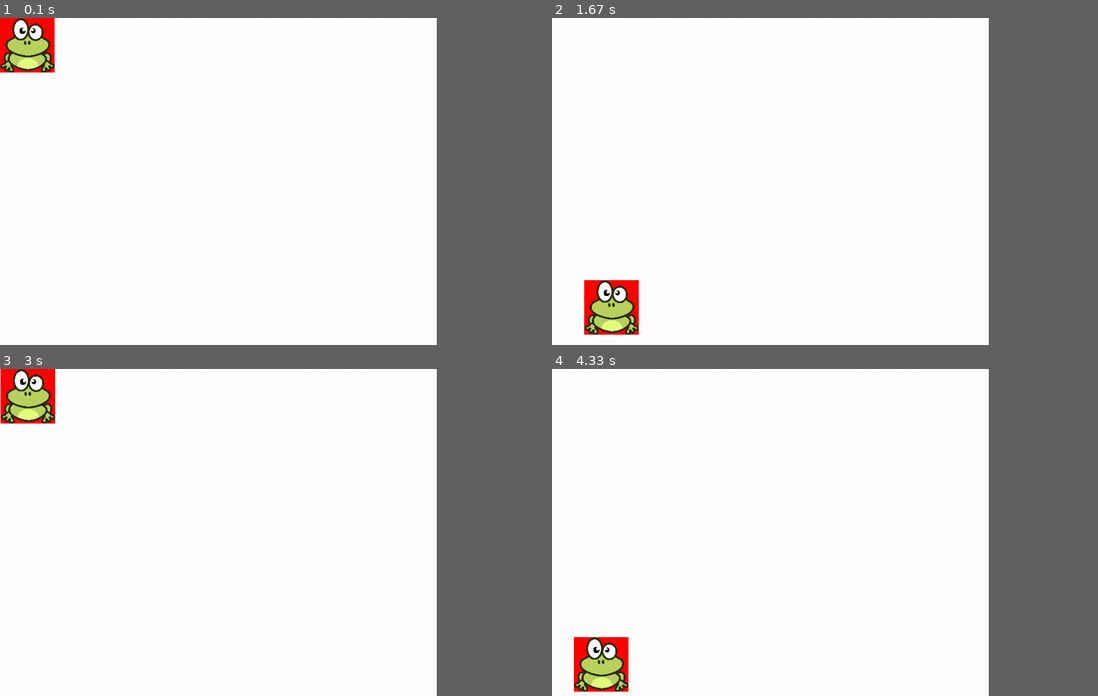
Above: before the commit, frames 1-4 (two rows, left to right).
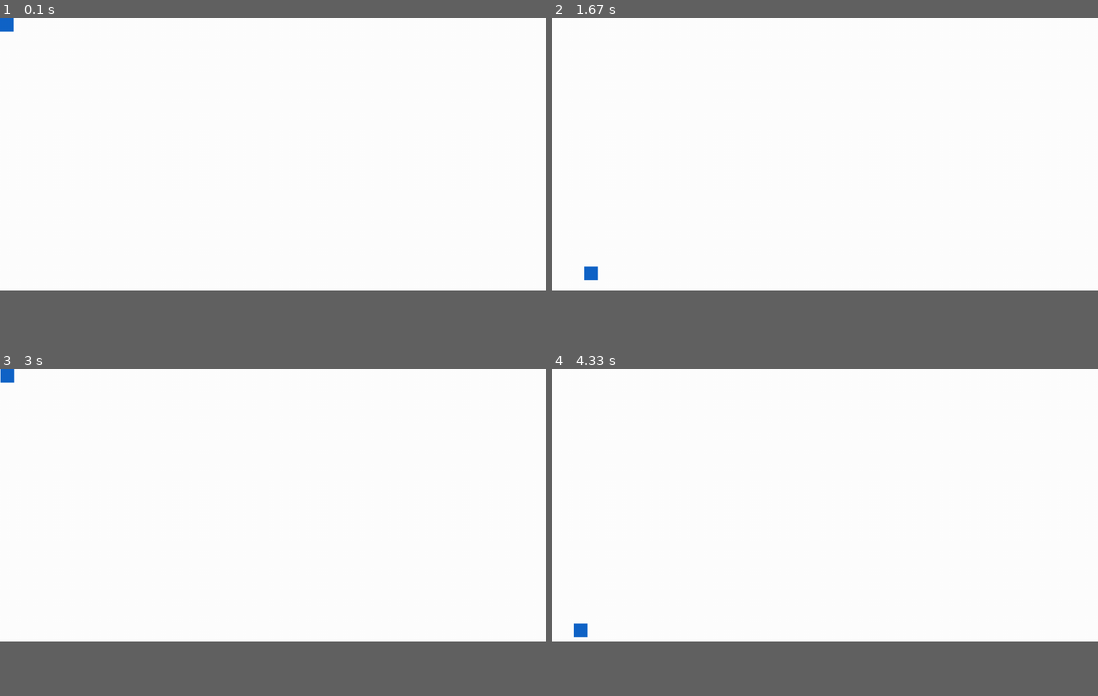
Above: after the commit, the same moments.

Repository: SahilKr4All/Python-Online-Evening-7to8-July-2022
Game: pygame game, started from pygame basics.py
The game is run twice, just before and just after one commit, with the same random seed, the same clock (stepped at 60 frames per second) and the same inputs.
Inputs:
- Up to frame 1 (0.1 s): no input
- Up to frame 2 (1.67 s): hold Right 0.33-0.8 s; hold Up 0.83-1.13 s; hold Right 1.17-1.63 s
- Up to frame 3 (3 s): hold Left 1.67-2.2 s; hold Down 2.23-2.53 s; hold Left 2.57-2.97 s
- Up to frame 4 (4.33 s): hold Up 3-3.37 s; hold Right 3.4-4.03 s; hold Down from 4.07 s (still down)
In our replay, the window is 720x540 before the commit and 900x450 after it. These sizes can differ from the game's own. Grey fills any space a smaller window leaves; there, only what the larger window draws over its background counts as a difference.

The runs differ from the first frame. In frame 1, 1.5% of the frame differs, in the area x 0-10%, y 0-17%; in frame 2, 1.7%, in the area x 5-16%, y 75-97%; in frame 3, 1.5%; in frame 4, 1.6%.

Commit message:
Add files via upload

Diff:
--- /dev/null
+++ b/String Console.py
@@ -0,0 +1,100 @@
+Python 3.10.5 (tags/v3.10.5:f377153, Jun  6 2022, 16:14:13) [MSC v.1929 64 bit (AMD64)] on win32
+Type "help", "copyright", "credits" or "license()" for more information.
+x = 'c'
+type(x)
+<class 'str'>
+x = " ESS Institute"
+type(x)
+<class 'str'>
+x = "Hello "Ravi""
+SyntaxError: invalid syntax
+x = 'Hello "Ravi"'
+print(x)
+Hello "Ravi"
+x = "Hello \"Ravi\""
+print(x)
+Hello "Ravi"
+#Indexing
+x
+'Hello "Ravi"'
+x[0]
+'H'
+x[-1]
+'"'
+x[-2]
+'i'
+#Slicing
+x[0:4]
+'Hell'
+x[0:5]
+'Hello'
+x[0:]
+'Hello "Ravi"'
+x[5:]
+' "Ravi"'
+x[0:5:1]
+'Hello'
+x[0:5]
+'Hello'
+x[0:10:3]
+'Hl"v'
+x
+'Hello "Ravi"'
+x[::-1]
+'"ivaR" olleH'
+x = "Hello"
+x[::-1]
+'olleH'
+#String reverse
+x = "Hello everyOne Welcome to Python Class"
+x.lower()
+'hello everyone welcome to python class'
+x.upper()
+'HELLO EVERYONE WELCOME TO PYTHON CLASS'
+x.capitalize()
+'Hello everyone welcome to python class'
+x
+'Hello everyOne Welcome to Python Class'
+x.swapcase()
+'hELLO EVERYoNE wELCOME TO pYTHON cLASS'
+x.title()
+'Hello Everyone Welcome To Python Class'
+x
+'Hello everyOne Welcome to Python Class'
+x.find("P")
+26
+x[26]
+'P'
+x.find("o")
+4
+x.rfind("o")
+30
+x.find("o",5)
+19
+x.index("o",5)
+19
+ x.find("X")
+
+SyntaxError: unexpected indent
+x.find("X")
+-1
+#-1 - value not found
+x.index("X")
+Traceback (most recent call last):
+  File "<pyshell#44>", line 1, in <module>
+    x.index("X")
+ValueError: substring not found
+x
+'Hello everyOne Welcome to Python Class'
+x.replace("Python","Java")
+'Hello everyOne Welcome to Java Class'
+x
+'Hello everyOne Welcome to Python Class'
+x.count('l')
+4
+x
+'Hello everyOne Welcome to Python Class'
+x.split()
+['Hello', 'everyOne', 'Welcome', 'to', 'Python', 'Class']
+x.split("l")
+['He', '', 'o everyOne We', 'come to Python C', 'ass']
--- a/pygame basics.py
+++ b/pygame basics.py
@@ -1,53 +1,48 @@
 import pygame
 
-W=800
-H=600
-color = 255,255,255#rgb-red green blue-0-255
-red=255,0,0
+H=500
+W=1000
 gameBoard = pygame.display.set_mode((W,H))
-play=True
+white = 255,255,255
+color = 17,100,200
+rect_w=25
+rect_h=25
 rect_x=0
 rect_y=0
-rect_w=100
-rect_h=100
 move_x=0
 move_y=0
-frogImg=pygame.image.load("frog.png")
-frogImg=pygame.transform.scale(frogImg,(100,100))
-while play ==True:
-    gameBoard.fill(color)
+while True:
     for event in pygame.event.get():
-        if event.type == pygame.QUIT:
+        if event.type==pygame.QUIT:
             pygame.quit()
             quit()
-        if event.type==pygame.KEYDOWN:
-            if event.key==pygame.K_LEFT:
+
+        if event.type == pygame.KEYDOWN:
+            if event.key == pygame.K_LEFT:
                 move_x = -1
+                move_y = 0
+            elif event.key == pygame.K_RIGHT:
+                move_x=1
                 move_y=0
-            elif event.key==pygame.K_RIGHT:
-                move_x = 1
-                move_y=0
-            elif event.key==pygame.K_UP:
-                move_y =-1
+            elif event.key == pygame.K_UP:
+                move_y=-1
                 move_x=0
-            elif event.key==pygame.K_DOWN:
+            elif event.key == pygame.K_DOWN:
                 move_y=1
                 move_x=0
 
-    frog=pygame.draw.rect(gameBoard,red,[rect_x,rect_y,rect_w,rect_h])
-    gameBoard.blit(frogImg,(rect_x,rect_y))
-
+    gameBoard.fill(white)
+    pygame.draw.rect(gameBoard,color,(rect_x,rect_y,rect_w,rect_h))
     rect_x+=move_x
     rect_y+=move_y
 
-    if rect_x>W-rect_w:
+    if rect_x > W-rect_w:
         rect_x=0
-    elif rect_x<0:
+    elif rect_x < 0 :
         rect_x = W-rect_w
-    elif rect_y>H-rect_h:
+    if rect_y > H-rect_h:
         rect_y=0
-    elif rect_y<0:
-        rect_y=H-rect_h
-
+    elif rect_y < 0 :
+        rect_y = H-rect_h
 
     pygame.display.update()
